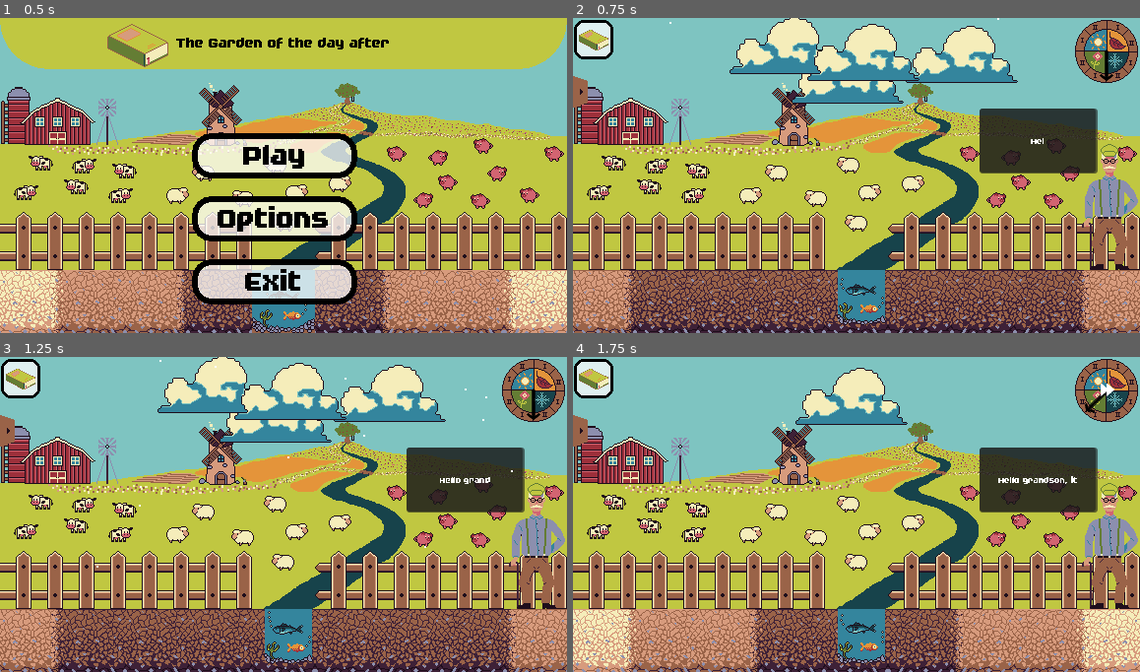
Above: before the commit, frames 1-4 (two rows, left to right).
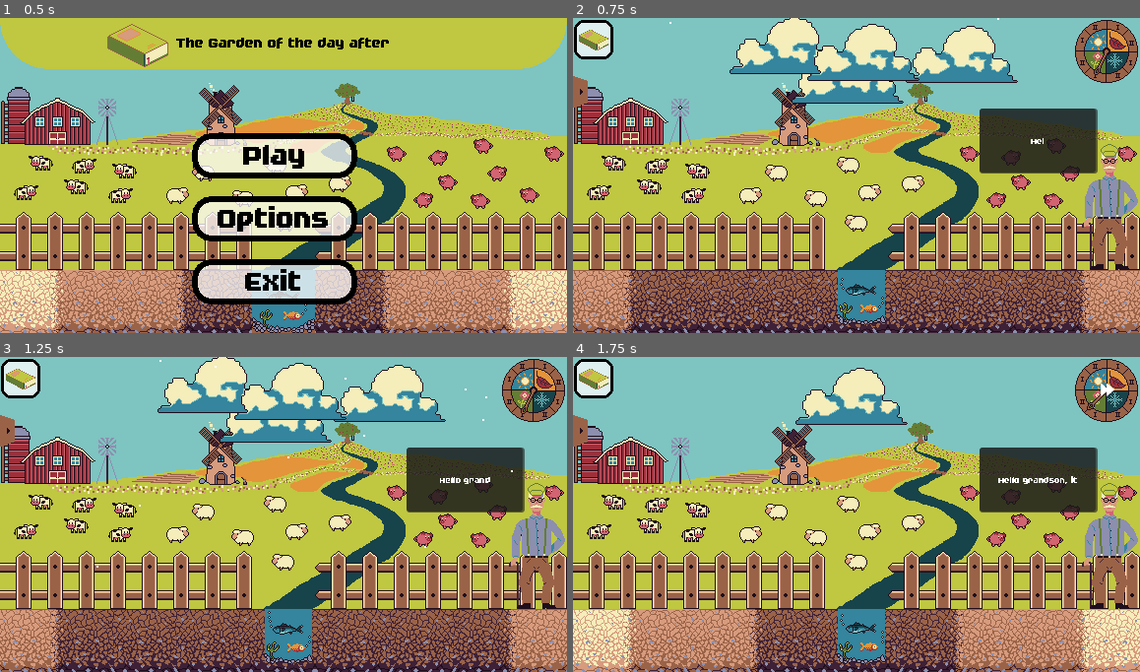
Above: after the commit, the same moments.

Repository: JustAlternate/Regenerative_Game_Jam
Game: Godot game, scene res://Scenes/menu.tscn
Same seed, same stepped clock (60 frames per second), same inputs: the game is played once before the commit and once after it.
Inputs (mouse positions are in pixels of both pictures, inside the frame that each line leads up to):
- Up to frame 1 (0.5 s): no input
- Up to frame 2 (0.75 s): click "Play" at 0.5 s
- Up to frame 3 (1.25 s): no input
- Up to frame 4 (1.75 s): click (1105, 388) at 1.25 s

Frame 1 is identical in both runs. In frame 2, 0.1% of the frame differs, in the area x 91-96%, y 9-20%; in frame 3, 0.1%; in frame 4, less than 0.1%.

Commit message:
clock ++

Diff:
--- a/Scenes/clock.tscn
+++ b/Scenes/clock.tscn
@@ -1,10 +1,10 @@
-[gd_scene load_steps=8 format=3 uid="uid://slb4mijat6jh"]
+[gd_scene load_steps=40 format=3 uid="uid://slb4mijat6jh"]
 
 [ext_resource type="Script" path="res://Scripts/Clock.gd" id="1_23s68"]
-[ext_resource type="Texture2D" uid="uid://027oblgjxr11" path="res://Assets/sprites/clock/clock_background.png" id="2_7aaup"]
-[ext_resource type="Texture2D" uid="uid://cmgpxtvl744pa" path="res://Assets/sprites/clock/clock_arrow.png" id="3_phxmu"]
-[ext_resource type="Texture2D" uid="uid://btraowheaj3ds" path="res://Assets/sprites/clock/clock_advance_time.png" id="4_l7wrc"]
-[ext_resource type="AudioStream" uid="uid://dl3lot5437l67" path="res://Assets/sfx/clock_tick.wav" id="5_80v2i"]
+[ext_resource type="Texture2D" uid="uid://bgcd1d754bh7d" path="res://Assets/sprites/clock/clock_background.png" id="2_7aaup"]
+[ext_resource type="Texture2D" uid="uid://sgfqqi8ay17x" path="res://Assets/sprites/clock/clock_hand.png" id="3_erggn"]
+[ext_resource type="Texture2D" uid="uid://cq3qrmcluu8l0" path="res://Assets/sprites/clock/clock_advance_time.png" id="4_l7wrc"]
+[ext_resource type="AudioStream" uid="uid://c4dydankwg0vq" path="res://Assets/sfx/clock_tick.wav" id="5_80v2i"]
 
 [sub_resource type="SpriteFrames" id="SpriteFrames_sxf4i"]
 animations = [{
@@ -17,14 +17,270 @@
 "speed": 5.0
 }]
 
+[sub_resource type="AtlasTexture" id="AtlasTexture_w0aj2"]
+atlas = ExtResource("3_erggn")
+region = Rect2(320, 256, 64, 64)
+
+[sub_resource type="AtlasTexture" id="AtlasTexture_m52u3"]
+atlas = ExtResource("3_erggn")
+region = Rect2(0, 320, 64, 64)
+
+[sub_resource type="AtlasTexture" id="AtlasTexture_82ao1"]
+atlas = ExtResource("3_erggn")
+region = Rect2(64, 320, 64, 64)
+
+[sub_resource type="AtlasTexture" id="AtlasTexture_p35ai"]
+atlas = ExtResource("3_erggn")
+region = Rect2(0, 0, 64, 64)
+
+[sub_resource type="AtlasTexture" id="AtlasTexture_6rmhr"]
+atlas = ExtResource("3_erggn")
+region = Rect2(64, 0, 64, 64)
+
+[sub_resource type="AtlasTexture" id="AtlasTexture_dvyej"]
+atlas = ExtResource("3_erggn")
+region = Rect2(128, 0, 64, 64)
+
+[sub_resource type="AtlasTexture" id="AtlasTexture_hsjgh"]
+atlas = ExtResource("3_erggn")
+region = Rect2(192, 0, 64, 64)
+
+[sub_resource type="AtlasTexture" id="AtlasTexture_gd4tb"]
+atlas = ExtResource("3_erggn")
+region = Rect2(256, 0, 64, 64)
+
+[sub_resource type="AtlasTexture" id="AtlasTexture_w5f8n"]
+atlas = ExtResource("3_erggn")
+region = Rect2(320, 0, 64, 64)
+
+[sub_resource type="AtlasTexture" id="AtlasTexture_ulreo"]
+atlas = ExtResource("3_erggn")
+region = Rect2(0, 64, 64, 64)
+
+[sub_resource type="AtlasTexture" id="AtlasTexture_op286"]
+atlas = ExtResource("3_erggn")
+region = Rect2(64, 64, 64, 64)
+
+[sub_resource type="AtlasTexture" id="AtlasTexture_hxg1u"]
+atlas = ExtResource("3_erggn")
+region = Rect2(128, 64, 64, 64)
+
+[sub_resource type="AtlasTexture" id="AtlasTexture_52orp"]
+atlas = ExtResource("3_erggn")
+region = Rect2(192, 64, 64, 64)
+
+[sub_resource type="AtlasTexture" id="AtlasTexture_tgtvg"]
+atlas = ExtResource("3_erggn")
+region = Rect2(256, 64, 64, 64)
+
+[sub_resource type="AtlasTexture" id="AtlasTexture_kjd87"]
+atlas = ExtResource("3_erggn")
+region = Rect2(320, 64, 64, 64)
+
+[sub_resource type="AtlasTexture" id="AtlasTexture_wr2rv"]
+atlas = ExtResource("3_erggn")
+region = Rect2(0, 128, 64, 64)
+
+[sub_resource type="AtlasTexture" id="AtlasTexture_fc14f"]
+atlas = ExtResource("3_erggn")
+region = Rect2(64, 128, 64, 64)
+
+[sub_resource type="AtlasTexture" id="AtlasTexture_yi4wp"]
+atlas = ExtResource("3_erggn")
+region = Rect2(128, 128, 64, 64)
+
+[sub_resource type="AtlasTexture" id="AtlasTexture_idvnp"]
+atlas = ExtResource("3_erggn")
+region = Rect2(192, 128, 64, 64)
+
+[sub_resource type="AtlasTexture" id="AtlasTexture_sqy3u"]
+atlas = ExtResource("3_erggn")
+region = Rect2(256, 128, 64, 64)
+
+[sub_resource type="AtlasTexture" id="AtlasTexture_4lg7j"]
+atlas = ExtResource("3_erggn")
+region = Rect2(320, 128, 64, 64)
+
+[sub_resource type="AtlasTexture" id="AtlasTexture_xajh3"]
+atlas = ExtResource("3_erggn")
+region = Rect2(0, 192, 64, 64)
+
+[sub_resource type="AtlasTexture" id="AtlasTexture_1l88j"]
+atlas = ExtResource("3_erggn")
+region = Rect2(64, 192, 64, 64)
+
+[sub_resource type="AtlasTexture" id="AtlasTexture_bngwu"]
+atlas = ExtResource("3_erggn")
+region = Rect2(128, 192, 64, 64)
+
+[sub_resource type="AtlasTexture" id="AtlasTexture_7fugo"]
+atlas = ExtResource("3_erggn")
+region = Rect2(192, 192, 64, 64)
+
+[sub_resource type="AtlasTexture" id="AtlasTexture_o0uft"]
+atlas = ExtResource("3_erggn")
+region = Rect2(256, 192, 64, 64)
+
+[sub_resource type="AtlasTexture" id="AtlasTexture_rg488"]
+atlas = ExtResource("3_erggn")
+region = Rect2(320, 192, 64, 64)
+
+[sub_resource type="AtlasTexture" id="AtlasTexture_qajj2"]
+atlas = ExtResource("3_erggn")
+region = Rect2(0, 256, 64, 64)
+
+[sub_resource type="AtlasTexture" id="AtlasTexture_3fxdr"]
+atlas = ExtResource("3_erggn")
+region = Rect2(64, 256, 64, 64)
+
+[sub_resource type="AtlasTexture" id="AtlasTexture_j7381"]
+atlas = ExtResource("3_erggn")
+region = Rect2(128, 256, 64, 64)
+
+[sub_resource type="AtlasTexture" id="AtlasTexture_8s0sw"]
+atlas = ExtResource("3_erggn")
+region = Rect2(192, 256, 64, 64)
+
+[sub_resource type="AtlasTexture" id="AtlasTexture_j7ur7"]
+atlas = ExtResource("3_erggn")
+region = Rect2(256, 256, 64, 64)
+
 [sub_resource type="SpriteFrames" id="SpriteFrames_nw3rf"]
 animations = [{
 "frames": [{
 "duration": 1.0,
-"texture": ExtResource("3_phxmu")
-}],
-"loop": true,
-"name": &"default",
+"texture": SubResource("AtlasTexture_w0aj2")
+}, {
+"duration": 1.0,
+"texture": SubResource("AtlasTexture_m52u3")
+}, {
+"duration": 1.0,
+"texture": SubResource("AtlasTexture_82ao1")
+}, {
+"duration": 1.0,
+"texture": SubResource("AtlasTexture_p35ai")
+}],
+"loop": true,
+"name": &"0",
+"speed": 5.0
+}, {
+"frames": [{
+"duration": 1.0,
+"texture": SubResource("AtlasTexture_6rmhr")
+}, {
+"duration": 1.0,
+"texture": SubResource("AtlasTexture_dvyej")
+}, {
+"duration": 1.0,
+"texture": SubResource("AtlasTexture_hsjgh")
+}, {
+"duration": 1.0,
+"texture": SubResource("AtlasTexture_gd4tb")
+}],
+"loop": true,
+"name": &"1",
+"speed": 5.0
+}, {
+"frames": [{
+"duration": 1.0,
+"texture": SubResource("AtlasTexture_w5f8n")
+}, {
+"duration": 1.0,
+"texture": SubResource("AtlasTexture_ulreo")
+}, {
+"duration": 1.0,
+"texture": SubResource("AtlasTexture_op286")
+}, {
+"duration": 1.0,
+"texture": SubResource("AtlasTexture_hxg1u")
+}],
+"loop": true,
+"name": &"2",
+"speed": 5.0
+}, {
+"frames": [{
+"duration": 1.0,
+"texture": SubResource("AtlasTexture_52orp")
+}, {
+"duration": 1.0,
+"texture": SubResource("AtlasTexture_tgtvg")
+}, {
+"duration": 1.0,
+"texture": SubResource("AtlasTexture_kjd87")
+}, {
+"duration": 1.0,
+"texture": SubResource("AtlasTexture_wr2rv")
+}],
+"loop": true,
+"name": &"3",
+"speed": 5.0
+}, {
+"frames": [{
+"duration": 1.0,
+"texture": SubResource("AtlasTexture_fc14f")
+}, {
+"duration": 1.0,
+"texture": SubResource("AtlasTexture_yi4wp")
+}, {
+"duration": 1.0,
+"texture": SubResource("AtlasTexture_idvnp")
+}, {
+"duration": 1.0,
+"texture": SubResource("AtlasTexture_sqy3u")
+}],
+"loop": true,
+"name": &"4",
+"speed": 5.0
+}, {
+"frames": [{
+"duration": 1.0,
+"texture": SubResource("AtlasTexture_4lg7j")
+}, {
+"duration": 1.0,
+"texture": SubResource("AtlasTexture_xajh3")
+}, {
+"duration": 1.0,
+"texture": SubResource("AtlasTexture_1l88j")
+}, {
+"duration": 1.0,
+"texture": SubResource("AtlasTexture_bngwu")
+}],
+"loop": true,
+"name": &"5",
+"speed": 5.0
+}, {
+"frames": [{
+"duration": 1.0,
+"texture": SubResource("AtlasTexture_7fugo")
+}, {
+"duration": 1.0,
+"texture": SubResource("AtlasTexture_o0uft")
+}, {
+"duration": 1.0,
+"texture": SubResource("AtlasTexture_rg488")
+}, {
+"duration": 1.0,
+"texture": SubResource("AtlasTexture_qajj2")
+}],
+"loop": true,
+"name": &"6",
+"speed": 5.0
+}, {
+"frames": [{
+"duration": 1.0,
+"texture": SubResource("AtlasTexture_3fxdr")
+}, {
+"duration": 1.0,
+"texture": SubResource("AtlasTexture_j7381")
+}, {
+"duration": 1.0,
+"texture": SubResource("AtlasTexture_8s0sw")
+}, {
+"duration": 1.0,
+"texture": SubResource("AtlasTexture_j7ur7")
+}],
+"loop": true,
+"name": &"7",
 "speed": 5.0
 }]
 
@@ -37,8 +293,9 @@
 
 [node name="ArrowSprite" type="AnimatedSprite2D" parent="."]
 texture_filter = 1
-rotation = 1.5708
 sprite_frames = SubResource("SpriteFrames_nw3rf")
+animation = &"0"
+speed_scale = 0.5
 
 [node name="TextureButton" type="TextureButton" parent="."]
 texture_filter = 1
@@ -55,4 +312,6 @@
 stream = ExtResource("5_80v2i")
 volume_db = -4.685
 
+[connection signal="animation_finished" from="ArrowSprite" to="." method="_on_arrow_sprite_animation_finished"]
+[connection signal="animation_looped" from="ArrowSprite" to="." method="_on_arrow_sprite_animation_looped"]
 [connection signal="pressed" from="TextureButton" to="." method="_on_texture_button_pressed"]
--- a/Scripts/Clock.gd
+++ b/Scripts/Clock.gd
@@ -4,24 +4,24 @@
 
 @export var number_of_phases = 8
 var current_phase
-@export var starting_arrow_angle = -90
-var arrow_rotation_offset = (TAU * starting_arrow_angle) / 360.0 + PI
 
 # Called when the node enters the scene tree for the first time.
 func _ready():
-	arrow_rotation_offset = (TAU * starting_arrow_angle) / 360.0 + PI
 	set_phase(0)
 
 func set_phase(phase_number):
 	current_phase = phase_number % number_of_phases
 	# TAU = 2 * PI
-	$ArrowSprite.rotation = (current_phase * TAU / number_of_phases) + arrow_rotation_offset
+	$ArrowSprite.animation = str(current_phase)
+	$ArrowSprite.frame = 3
 	phase_changed.emit(current_phase)
 
 func increase_phase():
 	$TickSFX.play()
 	current_phase = (current_phase + 1) % number_of_phases
-	$ArrowSprite.rotation = (current_phase * TAU / number_of_phases) + arrow_rotation_offset
+	$ArrowSprite.animation = str(current_phase)
+	$ArrowSprite.frame = 0
+	$ArrowSprite.play()
 	phase_changed.emit(current_phase)
 
 # Called every frame. 'delta' is the elapsed time since the previous frame.
@@ -34,3 +34,11 @@
 	if GlobalVariables.game_state == "clock":
 		return
 	increase_phase()
+
+
+
+
+func _on_arrow_sprite_animation_looped():
+	print("reçu")
+	$ArrowSprite.stop()
+	$ArrowSprite.frame = 3
Binary file added: Assets/sprites/clock/clock_hand.png
